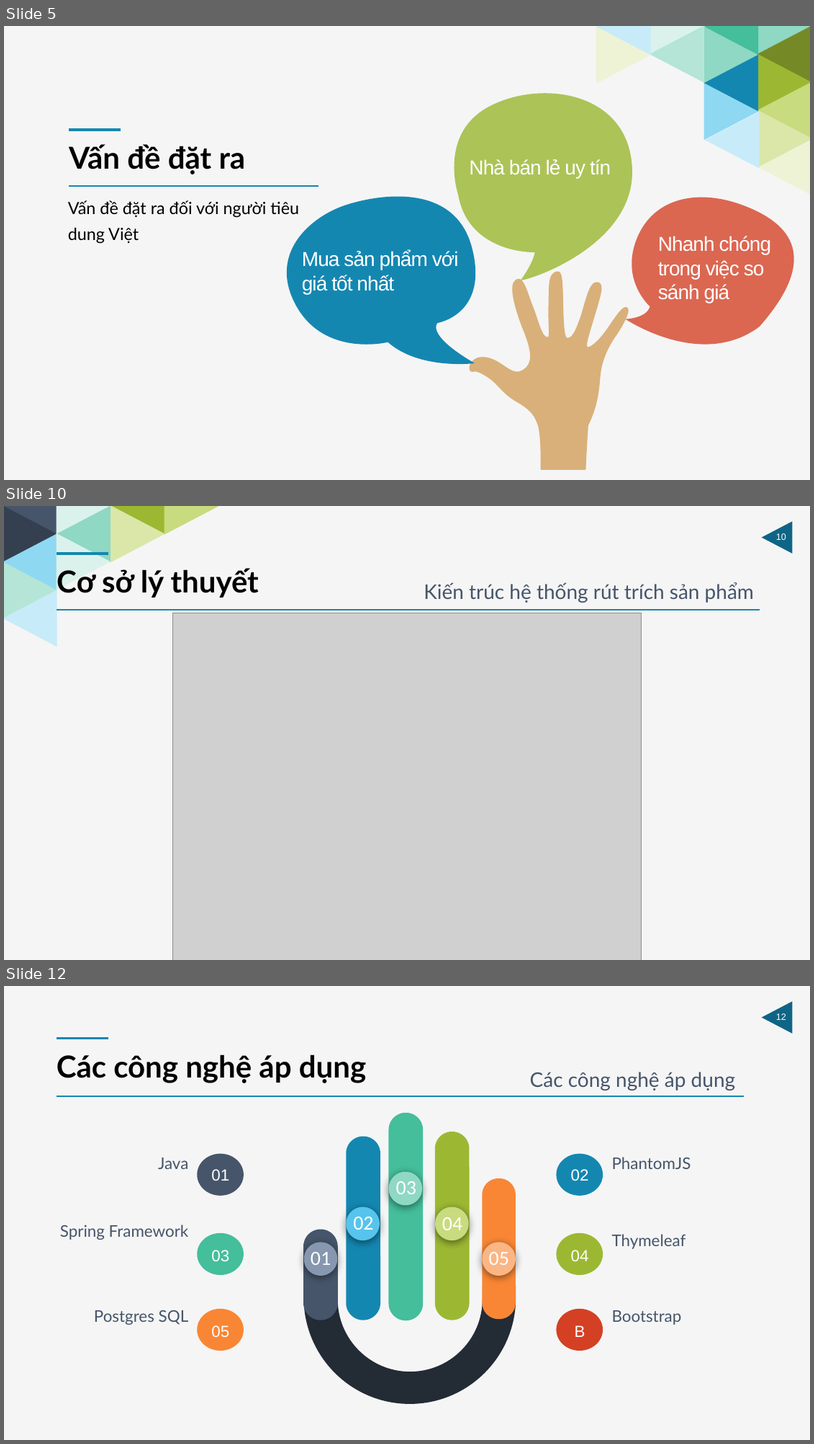
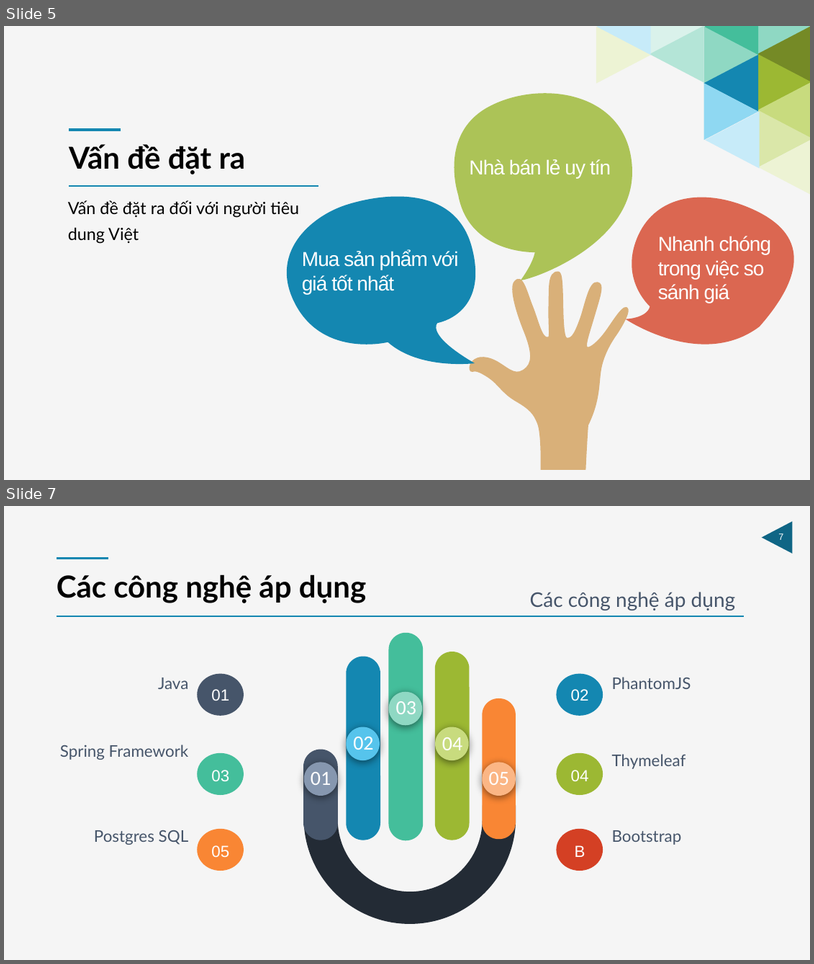
Before and after one commit to HaiUIT-zz/Price-Compare-System, a slide deck: presentation/final-file-present/Report-Project-14012018.pptx. Shown one above the other, each under a label of ours: slides 5, 10 and 12 before the commit, slides 5 and 7 after it; the slides between them are not shown. The pictures are 814x1444 and 814x964 pixels, drawn with LibreOffice and Linux fonts; fonts in the diff are those of the drawing; grey boxes stand for pictures. Boxes give left, top, right and bottom in pixels: in the first picture for what was removed or moved away, otherwise in the second. Text is boxed around its words. In the diff, an @@ line names an element or a change of style, - is before the commit and + after.

```diff
--- a/presentation/final-file-present/Report-Project-14012018.pptx
+++ b/presentation/final-file-present/Report-Project-14012018.pptx
@@ slide 10 removed at (4,506,810,960), background #F5F5F5; not listed: 2 template elements that a slide beside it also shows @@
@@ triangle removed at (4,506,57,534) @@
@@ triangle removed at (4,506,57,562) @@
@@ triangle removed at (56,506,111,562) @@
@@ triangle removed at (56,506,111,534) @@
@@ triangle removed at (111,506,165,534) @@
@@ triangle removed at (111,506,165,562) @@
@@ triangle removed at (165,506,219,534) @@
@@ triangle removed at (4,534,57,591) @@
@@ triangle removed at (56,533,111,590) @@
@@ triangle removed at (4,561,57,618) @@
@@ line removed from (108, 554) to (57, 554) @@
@@ text removed at (57,568,259,597) @@
-Cơ sở lý thuyết
@@ triangle removed at (4,590,57,646) @@
@@ text removed at (424,582,754,602) @@
-Kiến trúc hệ thống rút trích sản phẩm
@@ line removed from (57, 610) to (760, 610) @@
@@ picture removed at (172,613,642,960) @@
@@ what was slide 12 is now slide 7 @@
@@ page number at (779,533,784,540): text changed @@
-12
+7
```
Also in this commit, not shown: 11 slides changed, 1 slide added, 1 other slide removed, 8 other files.
